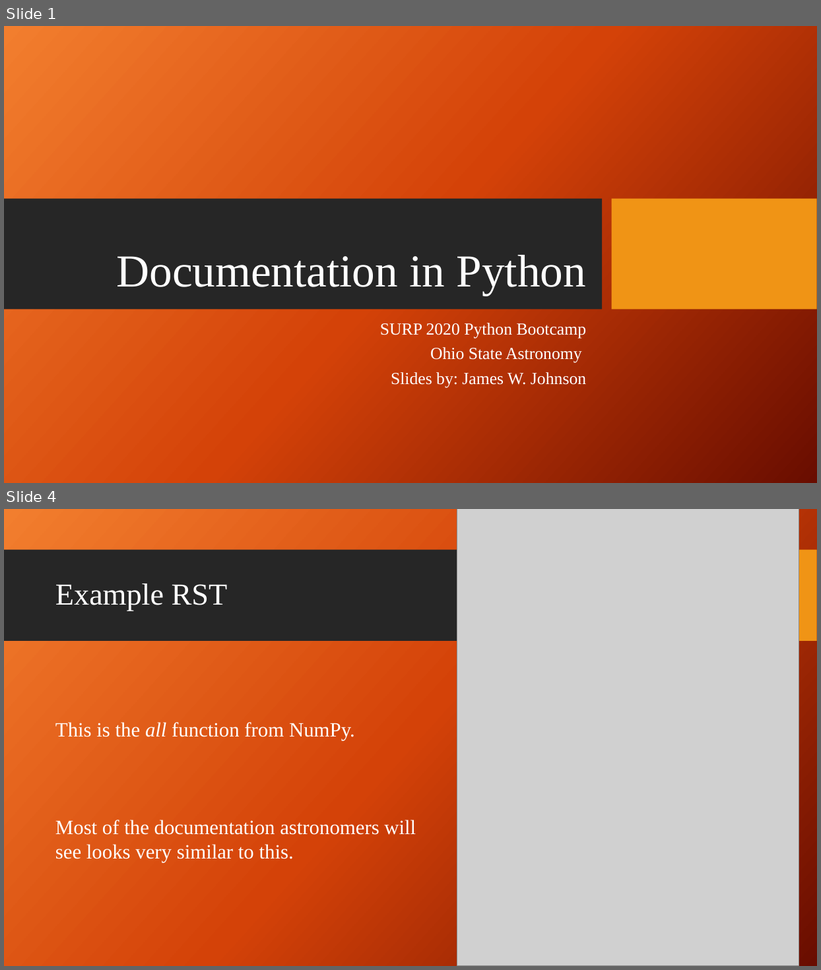
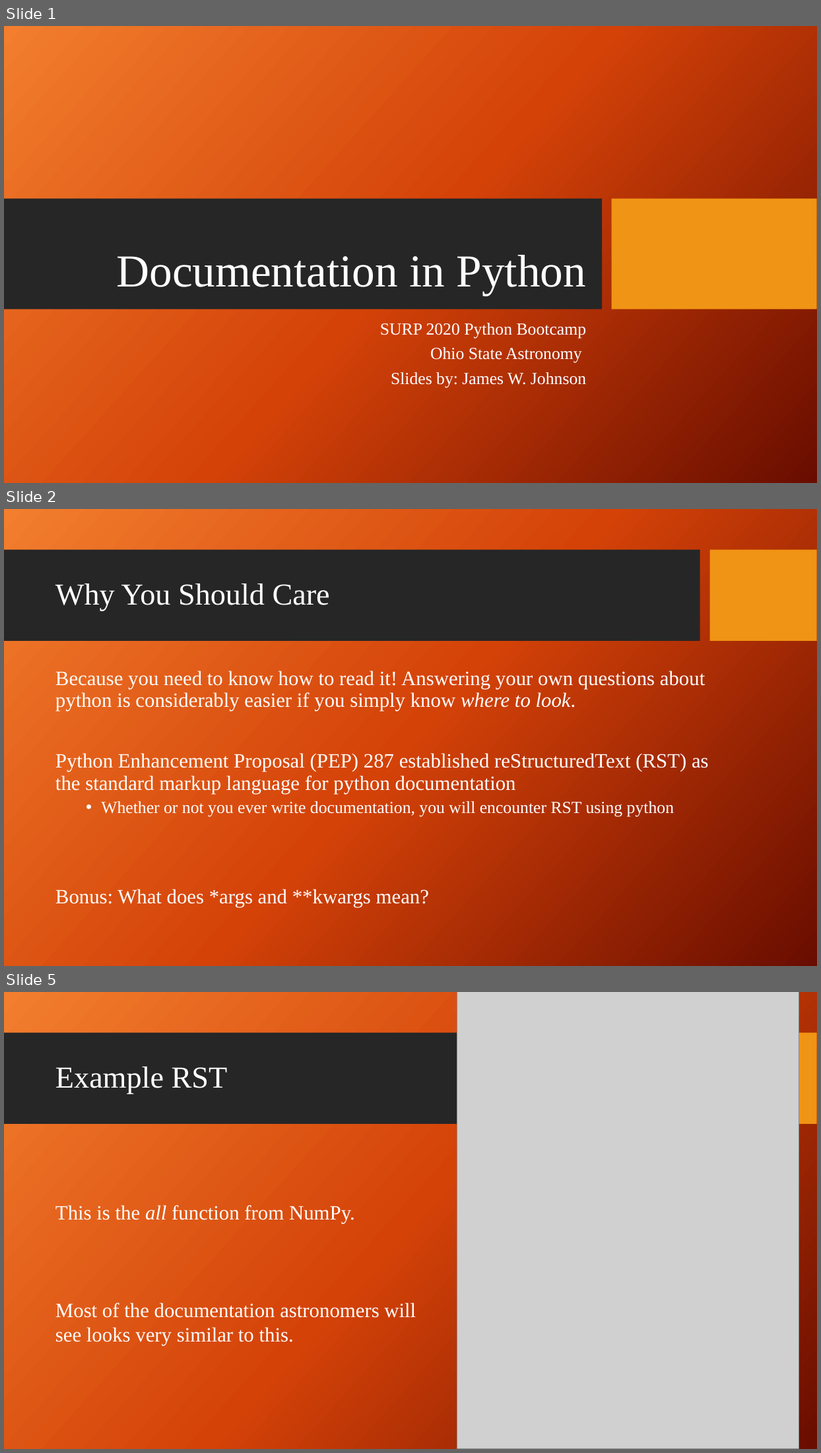
Before and after one commit to giganano/PythonBootcamp, a slide deck: slides/rst.pptx. Shown one above the other, each under a label of ours: slides 1 and 4 before the commit, slides 1, 2 and 5 after it; the slides between them are not shown. The pictures are 821x970 and 821x1453 pixels, drawn with LibreOffice and Linux fonts; fonts in the diff are those of the drawing; grey boxes stand for pictures; background and template pictures are left out. Boxes give left, top, right and bottom in pixels: in the first picture for what was removed or moved away, otherwise in the second. Text is boxed around its words. In the diff, an @@ line names an element or a change of style, - is before the commit and + after.

Commit message:
slides: review and documentation

```diff
--- a/slides/rst.pptx
+++ b/slides/rst.pptx
@@ slide 2 added at <box>4,509,817,966</box>, background picture (left out); not listed: 2 template elements that a slide beside it also shows @@
@@ title added at <box>55,584,330,611</box>, 36 pt, text #FFFFFF @@
+Why You Should Care
@@ text added at <box>55,671,709,908</box>, 24 pt, text #FFFFFF @@
+Because you need to know how to read it! Answering your own questions about python is considerably easier if you simply know where to look.
+Python Enhancement Proposal (PEP) 287 established reStructuredText (RST) as the standard markup language for python documentation
+  • Whether or not you ever write documentation, you will encounter RST using python
+Bonus: What does *args and **kwargs mean?
@@ what was slide 4 is now slide 5 @@
```
Also in this commit, not shown: 4 slides changed, 18 other files.
